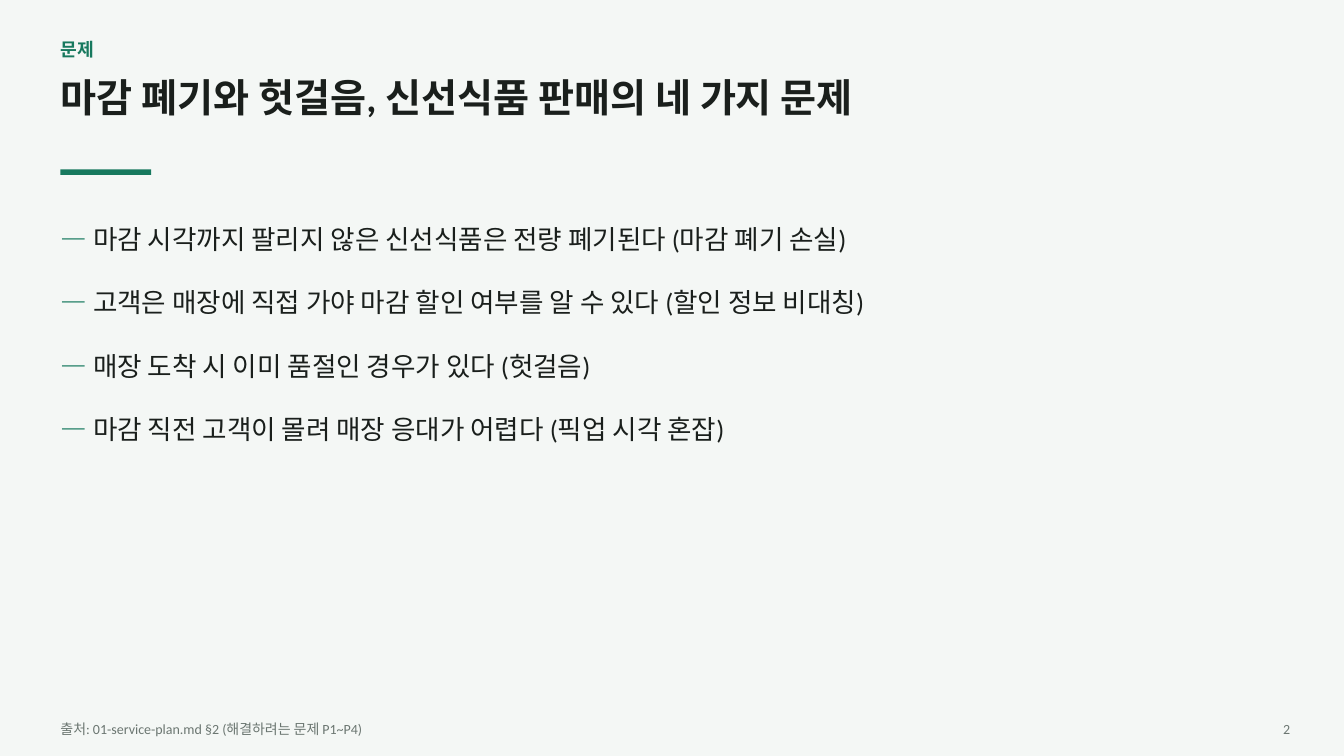
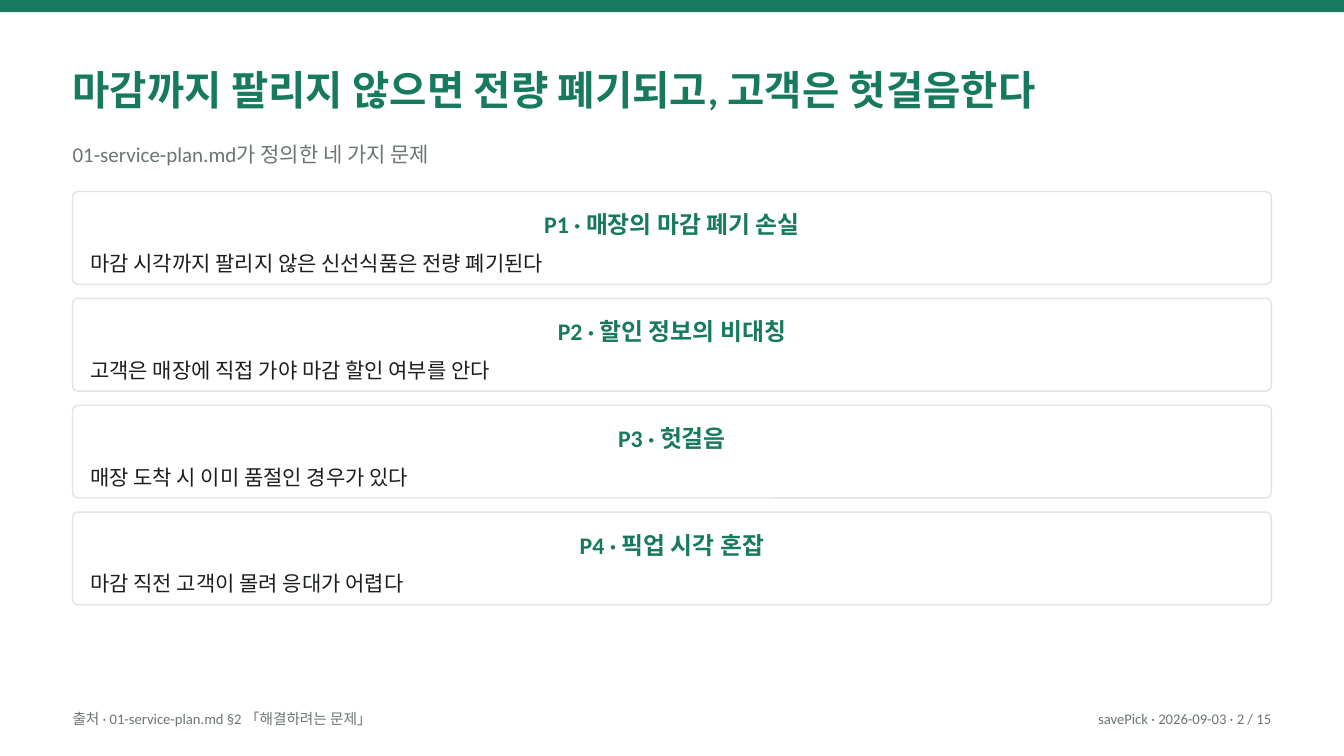
Before and after one commit to eom-tae-in/product-engineering-lab, a slide deck: slide 2 of projects/save-pick/deliverables/save-pick-overview.pptx. Drawn at 1344x756 pixels with LibreOffice and Linux fonts; fonts in the diff are those of the drawing. Boxes give left, top, right and bottom in pixels: in the first picture for what was removed or moved away, otherwise in the second. Text is boxed around its words. In the diff, an @@ line names an element or a change of style, - is before the commit and + after.

```diff
--- a/projects/save-pick/deliverables/save-pick-overview.pptx
+++ b/projects/save-pick/deliverables/save-pick-overview.pptx
@@ rectangle resized from (x1=0, y1=0, x2=1344, y2=756) to (x1=0, y1=0, x2=1344, y2=12) @@
@@ rectangle at (x1=0, y1=0, x2=1344, y2=12): fill #F4F7F5 to #17795E @@
@@ text at (x1=73, y1=70, x2=1036, y2=111): text changed; size 13 to 29 pt @@
-문제
+마감까지 팔리지 않으면 전량 폐기되고, 고객은 헛걸음한다
@@ text at (x1=73, y1=144, x2=429, y2=166): text changed; size 28 to 15 pt; text colour #1A1F1C to #6B7671; bold off @@
-마감 폐기와 헛걸음, 신선식품 판매의 네 가지 문제
+01-service-plan.md가 정의한 네 가지 문제
@@ rectangle removed at (x1=60, y1=169, x2=151, y2=175) @@
@@ rounded rectangle added at (x1=73, y1=192, x2=1271, y2=284), fill #FFFFFF, outline #DFE6E2 1 pt, 15 pt, text #1A1F1C @@
+P1 · 매장의 마감 폐기 손실
+마감 시각까지 팔리지 않은 신선식품은 전량 폐기된다
@@ text removed at (x1=93, y1=227, x2=864, y2=443) @@
-— 마감 시각까지 팔리지 않은 신선식품은 전량 폐기된다 (마감 폐기 손실)
-— 고객은 매장에 직접 가야 마감 할인 여부를 알 수 있다 (할인 정보 비대칭)
-— 매장 도착 시 이미 품절인 경우가 있다 (헛걸음)
-— 마감 직전 고객이 몰려 매장 응대가 어렵다 (픽업 시각 혼잡)
@@ rounded rectangle added at (x1=73, y1=298, x2=1271, y2=391), fill #FFFFFF, outline #DFE6E2 1 pt, 15 pt, text #1A1F1C @@
+P2 · 할인 정보의 비대칭
+고객은 매장에 직접 가야 마감 할인 여부를 안다
@@ rounded rectangle added at (x1=73, y1=405, x2=1271, y2=498), fill #FFFFFF, outline #DFE6E2 1 pt, 15 pt, text #1A1F1C @@
+P3 · 헛걸음
+매장 도착 시 이미 품절인 경우가 있다
@@ rounded rectangle added at (x1=73, y1=512, x2=1271, y2=605), fill #FFFFFF, outline #DFE6E2 1 pt, 15 pt, text #1A1F1C @@
+P4 · 픽업 시각 혼잡
+마감 직전 고객이 몰려 응대가 어렵다
@@ text at (x1=73, y1=711, x2=372, y2=727): text changed; size 10 to 10.5 pt @@
-출처: 01-service-plan.md §2 (해결하려는 문제 P1~P4)
+출처 · 01-service-plan.md §2 「해결하려는 문제」
@@ text added at (x1=1098, y1=714, x2=1271, y2=724), 10.5 pt, text #6B7671 @@
+savePick · 2026-09-03 · 2 / 15
@@ text removed at (x1=1283, y1=725, x2=1290, y2=734) @@
-2
```
Also in this commit, not shown: 5 other slides changed, 9 slides added, 8 slides removed, 2 other files.
